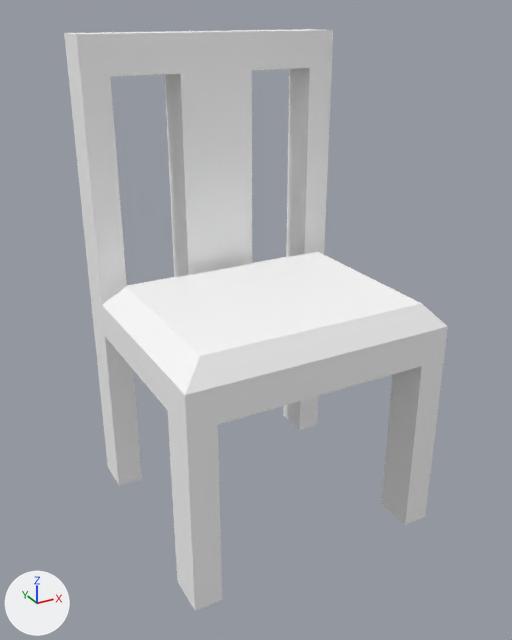
The glTF model assets/synty/simple_fantasy_interiors/models/SM_Prop_Chair_01.glb, before and after one commit.
Camera for both pictures: a 50 mm camera at (-0.0146, -0.0263, 0.0228) aimed at (-0.0003, -0.0004, 0.0098). The axes (+X, +Y, +Z) are drawn at lower left. The lights are the same throughout.

Script lines for the objects in view, before the commit:
```python
mat_lambert1 = principled_material('lambert1')
mat_lambert1.base_color = (1.0, 1.0, 1.0)  # white #ffffff
mat_lambert1.roughness = 0.553
me_mesh = bpy.data.meshes.new('Mesh')
me_mesh.from_pydata(...)  # 72 vertices, 100 faces; spans x -0.0062..0.0062, y -0.0057..0.0057, z 0.0..0.0219
me_mesh.materials.append(mat_lambert1)  # white #ffffff
ob_sm_prop_chair_01 = bpy.data.objects.new('SM_Prop_Chair_01', me_mesh)
ob_sm_prop_chair_01.location = (0.0, 0.0, 0.0)
```
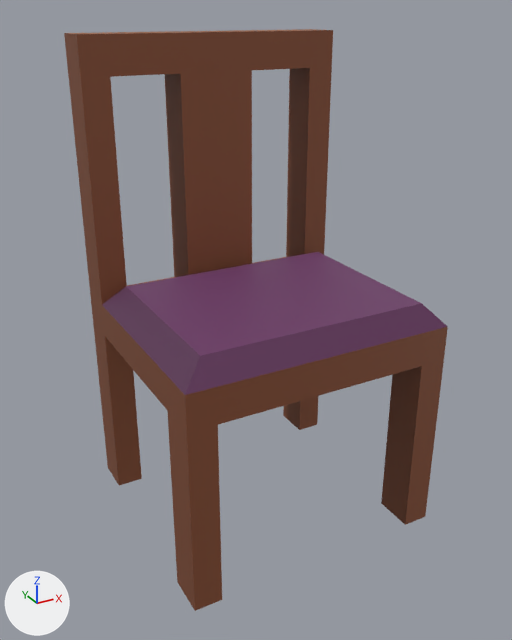
The change in detail:
Picture 'SimpleFantasyInteriorsTexture' (img_simplefantasyinteriorstexture) is new.
In material 'lambert1' (mat_lambert1), base_color is no longer (1.0, 1.0, 1.0), white #ffffff.
In material 'lambert1' (mat_lambert1), texture is now set to img_simplefantasyinteriorstexture.

Changed parts and their boxes (x1, y1, x2, y2) in the pictures (512 x 640 px):
'SM_Prop_Chair_01', surface changed: (64, 29, 448, 611) in both
